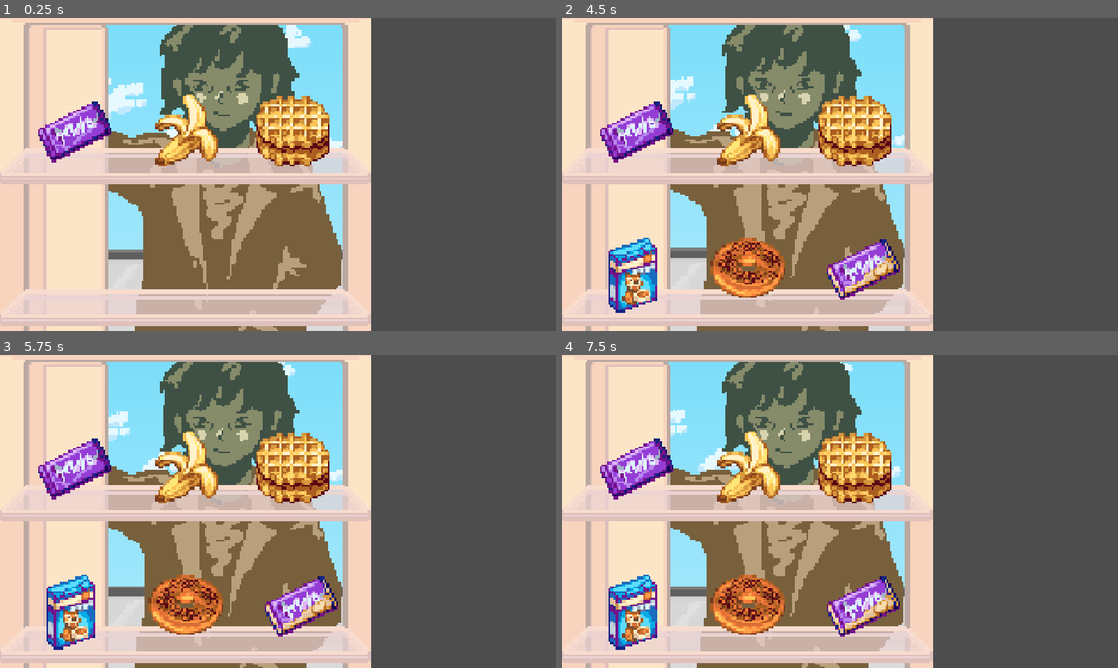
Above: before the commit, frames 1-4 (two rows, left to right).
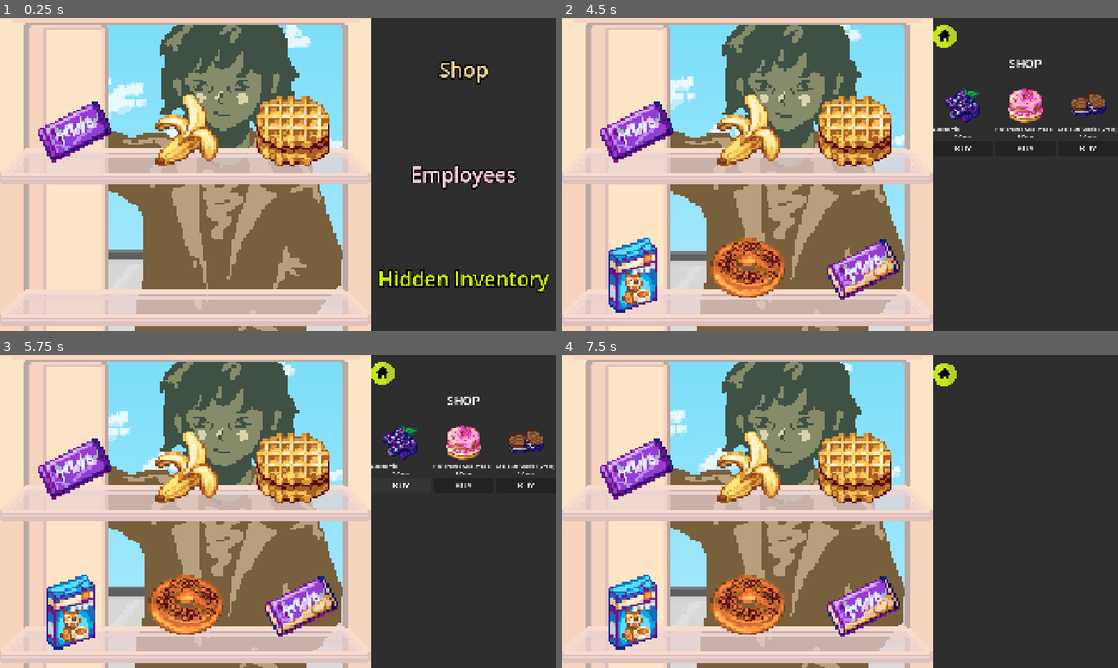
Above: after the commit, the same moments.

Repository: terebigeemu/usydjam
Game: Godot game, scene res://scenes/fridge.tscn
Same seed, same stepped clock (60 frames per second), same inputs: the game is played once before the commit and once after it. This scene is started directly instead of the project's main scene.
Inputs (mouse positions are in pixels of both pictures, inside the frame that each line leads up to):
- Up to frame 1 (0.25 s): no input
- Up to frame 2 (4.5 s): click (1023, 71) at 0.5 s, where only the run after the commit has a clickable "Shop"; click (945, 36) at 1.27 s; click (1023, 174) at 2 s, where only the run after the commit has a clickable "Employees"; click (945, 36) at 2.77 s; click (1023, 277) at 3.5 s, where only the run after the commit has a clickable "Hidden Inventory"; click (1023, 71) at 4.25 s, where only the run after the commit has a clickable "Shop"
- Up to frame 3 (5.75 s): click (400, 486) at 5 s, where only the run after the commit has a clickable "BUY"
- Up to frame 4 (7.5 s): click (962, 486) at 5.75 s, where only the run after the commit has a clickable "BUY"; click (945, 373) at 6.52 s; click (1023, 511) at 7.25 s, where only the run after the commit has a clickable "Employees"

The runs differ from the first frame. In frame 1, 33% of the frame differs, in the area x 66-100%, y 0-100%; in frame 2, 35%, in the area x 19-100%, y 0-100%; in frame 3, 33%; in frame 4, 33%.

Commit message:
erm amogus

Diff:
--- a/scenes/UI.tscn
+++ b/scenes/UI.tscn
@@ -24,7 +24,6 @@
 mouse_filter = 2
 
 [node name="MainMenu" type="VBoxContainer" parent="PanelContainer/MarginContainer" unique_id=176046976]
-visible = false
 layout_mode = 2
 mouse_filter = 2
 
--- a/scenes/fridge.tscn
+++ b/scenes/fridge.tscn
@@ -10,6 +10,7 @@
 [ext_resource type="Texture2D" uid="uid://bfauu7v4jlohq" path="res://assets/Employee1.png" id="8_cx14s"]
 [ext_resource type="Texture2D" uid="uid://u4bhle2chw6i" path="res://assets/Employee2.png" id="9_mq0tr"]
 [ext_resource type="Texture2D" uid="uid://cl153ofc4vinp" path="res://assets/Employee3.png" id="10_s2lay"]
+[ext_resource type="PackedScene" uid="uid://bvfa18ddvvaon" path="res://scenes/UI.tscn" id="11_s2lay"]
 
 [sub_resource type="AtlasTexture" id="AtlasTexture_t2fjl"]
 atlas = ExtResource("7_nm1dx")
@@ -1367,6 +1368,8 @@
 mouse_filter = 2
 color = Color(0.3019608, 0.3019608, 0.3019608, 1)
 
+[node name="UI" parent="." unique_id=1826785090 instance=ExtResource("11_s2lay")]
+
 [connection signal="input_event" from="Area1" to="." method="_on_cell_input_event" binds= [NodePath("Area1/Cell1"), 1]]
 [connection signal="input_event" from="Area2" to="." method="_on_cell_input_event" binds= [NodePath("Area2/Cell2"), 2]]
 [connection signal="input_event" from="Area3" to="." method="_on_cell_input_event" binds= [NodePath("Area3/Cell3"), 3]]
--- a/scripts/shop_page.gd
+++ b/scripts/shop_page.gd
@@ -54,3 +54,4 @@
 
 		# 6. Pass the item data (including the icon) into the slot
 		new_slot.setup(chosen_item)
+		print(str(chosen_item))
